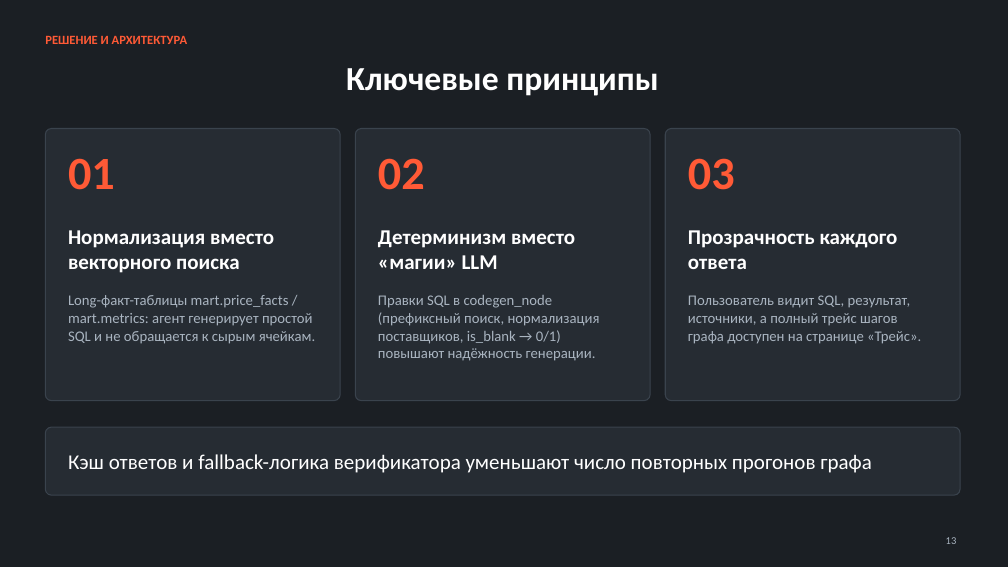
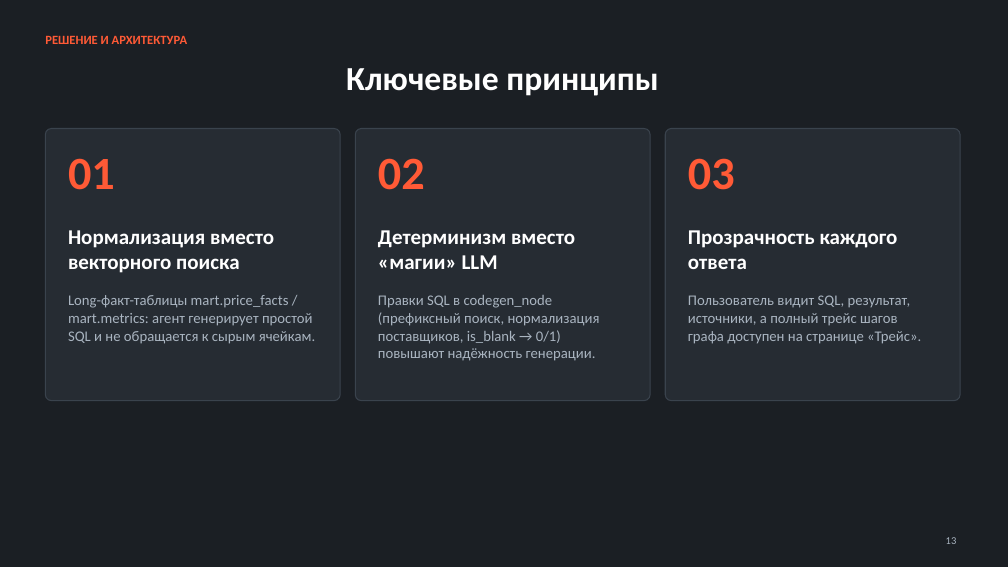
Before and after one commit to kostIT13/EVRAZ_ExcelAgent, a slide deck: slide 3 of data/EVRAZ_Agent_main.pptx. Drawn at 1008x567 pixels with LibreOffice and Linux fonts; fonts in the diff are those of the drawing. Boxes give left, top, right and bottom in pixels: in the first picture for what was removed or moved away, otherwise in the second. Text is boxed around its words. In the diff, an @@ line names an element or a change of style, - is before the commit and + after.

```diff
--- a/data/EVRAZ_Agent_main.pptx
+++ b/data/EVRAZ_Agent_main.pptx
@@ rounded rectangle removed at bbox=[45, 427, 960, 495] @@
@@ text removed at bbox=[68, 454, 872, 473] @@
-Кэш ответов и fallback-логика верификатора уменьшают число повторных прогонов графа
```
Also in this commit, not shown: 2 other slides changed, 1 other file.
